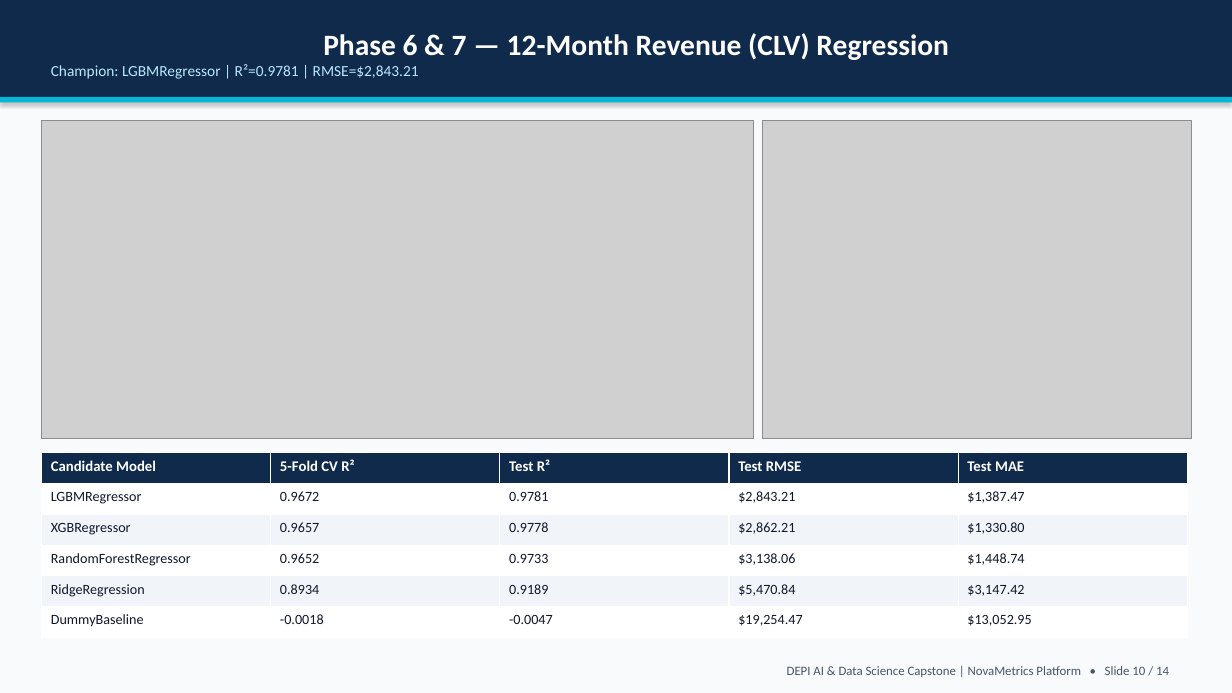
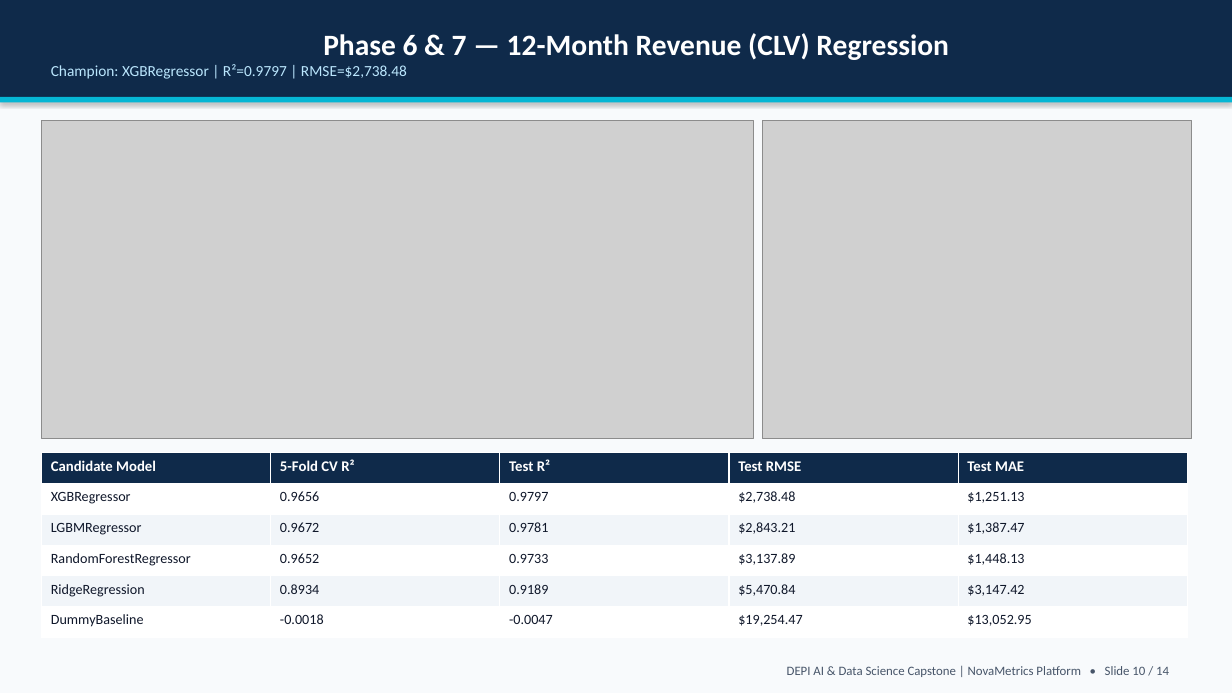
Before and after one commit to Jana-ctrl-s/end-to-end-business-analytics, a slide deck: slide 10 of docs/06_reports_and_presentation/Executive_Presentation.pptx. Drawn at 1232x693 pixels with LibreOffice and Linux fonts; fonts in the diff are those of the drawing; grey boxes stand for pictures. Boxes give left, top, right and bottom in pixels: in the first picture for what was removed or moved away, otherwise in the second. Text is boxed around its words. In the diff, an @@ line names an element or a change of style, - is before the commit and + after.

```diff
--- a/docs/06_reports_and_presentation/Executive_Presentation.pptx
+++ b/docs/06_reports_and_presentation/Executive_Presentation.pptx
@@ text in rectangle at (x1=51, y1=64, x2=407, y2=79): text changed @@
-Champion: LGBMRegressor | R²=0.9781 | RMSE=$2,843.21
+Champion: XGBRegressor | R²=0.9797 | RMSE=$2,738.48
@@ table at (x1=42, y1=453, x2=1188, y2=638) @@
+row 2: XGBRegressor | 0.9656 | 0.9797 | $2,738.48 | $1,251.13
-row 3: XGBRegressor | 0.9657 | 0.9778 | $2,862.21 | $1,330.80
-row 4: RandomForestRegressor | 0.9652 | 0.9733 | $3,138.06 | $1,448.74
+row 4: RandomForestRegressor | 0.9652 | 0.9733 | $3,137.89 | $1,448.13
```
Also in this commit, not shown: 5 other slides changed, 17 other files.
